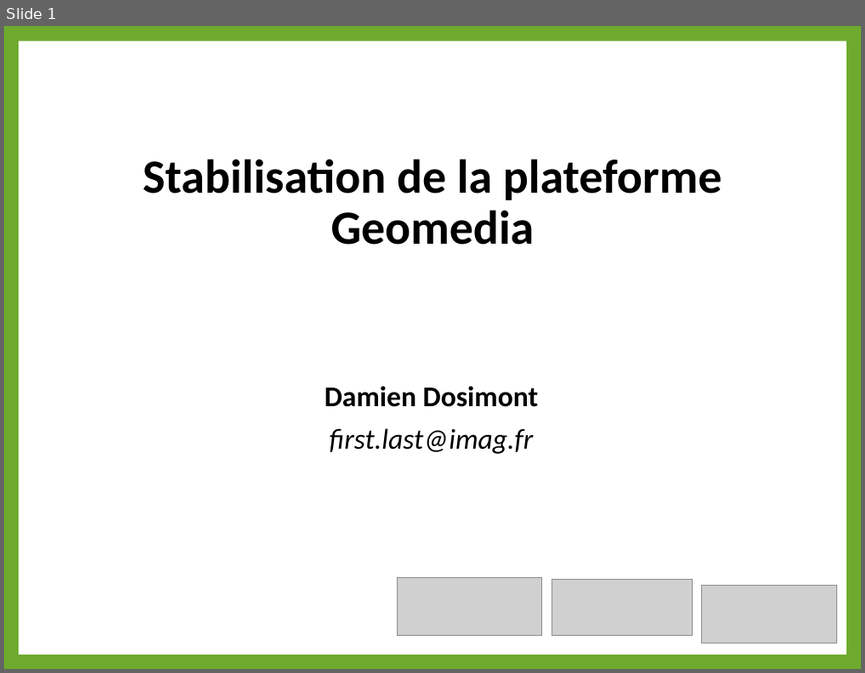
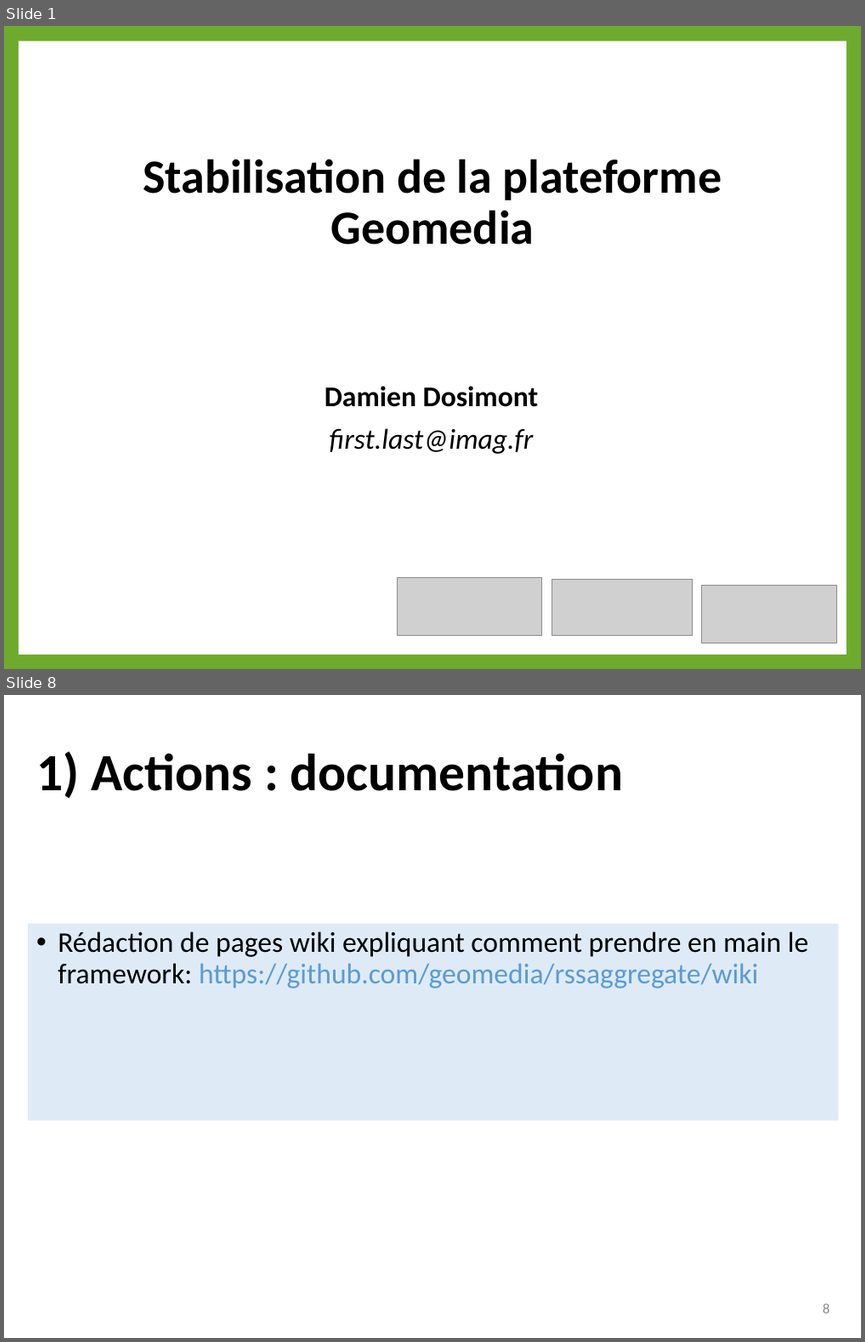
Before and after one commit to dosi-slides/2015_10_geomedia, a slide deck: slides.pptx. Shown one above the other, each under a label of ours: slide 1 before the commit, slides 1 and 8 after it; the slides between them are not shown. The pictures are 865x673 and 865x1342 pixels, drawn with LibreOffice and Linux fonts; fonts in the diff are those of the drawing; grey boxes stand for pictures; background and template pictures are left out. Boxes give left, top, right and bottom in pixels: in the first picture for what was removed or moved away, otherwise in the second. Text is boxed around its words. In the diff, an @@ line names an element or a change of style, - is before the commit and + after.

```diff
--- a/slides.pptx
+++ b/slides.pptx
@@ slide 8 added at bbox=[4, 695, 861, 1338], background #FFFFFF @@
@@ title added at bbox=[36, 751, 623, 798], 44 pt, text #000000, bold @@
+1) Actions : documentation
@@ text added at bbox=[28, 924, 839, 1121], fill #DEEBF7, 24 pt, text #000000 @@
+• Rédaction de pages wiki expliquant comment prendre en main le framework: https://github.com/geomedia/rssaggregate/wiki
@@ page number added at bbox=[823, 1303, 829, 1313], 12 pt, text #8C8C8C @@
+8
```
Also in this commit, not shown: 6 other slides added, 1 slide removed.
